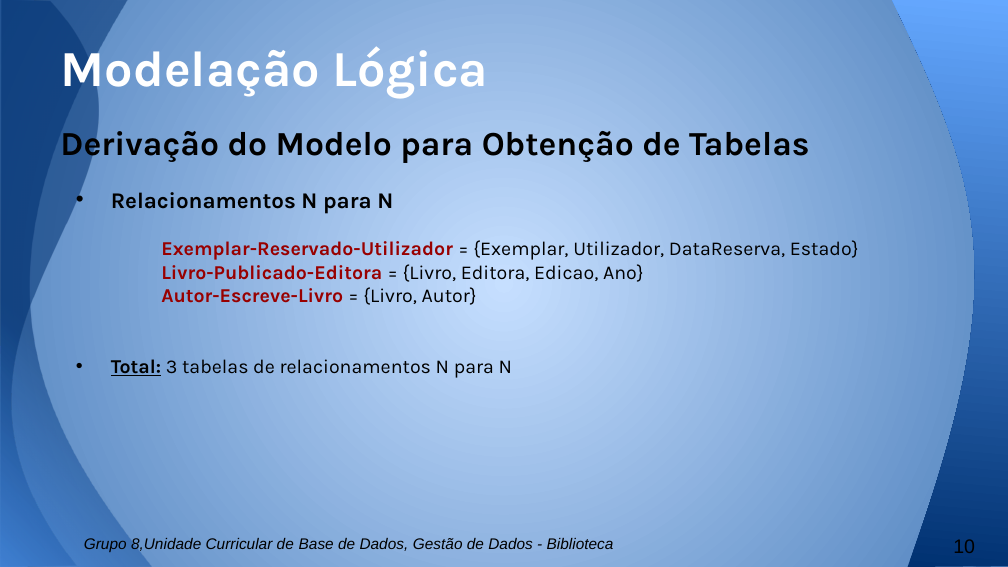
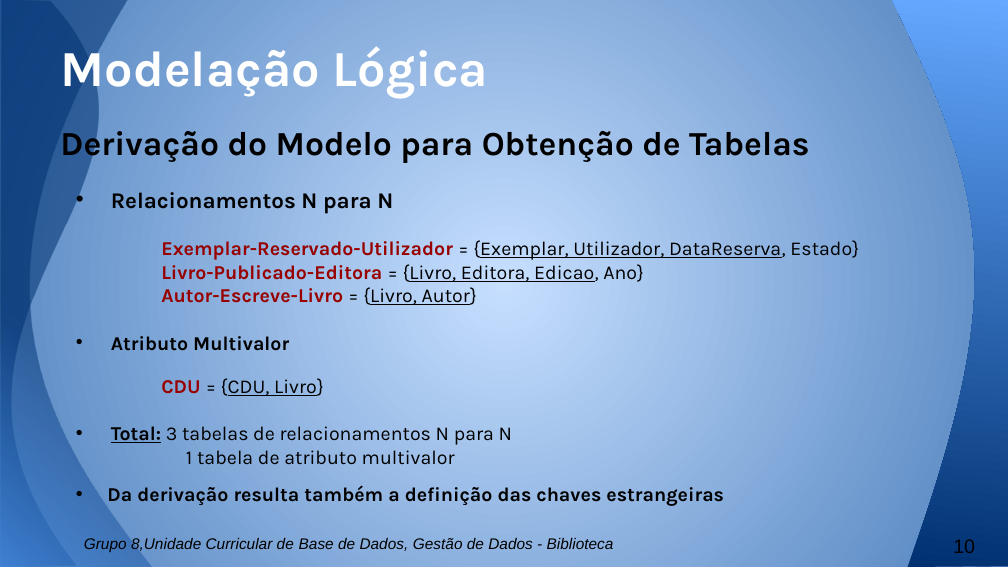
Before and after one commit to b-p3r/BD-1516, a slide deck: slide 10 of Apresentacao/Apresentacao-andre.pptx. Drawn at 1008x567 pixels with LibreOffice and Linux fonts; fonts in the diff are those of the drawing. Boxes give left, top, right and bottom in pixels: in the first picture for what was removed or moved away, otherwise in the second. Text is boxed around its words. In the diff, an @@ line names an element or a change of style, - is before the commit and + after.

```diff
--- a/Apresentacao/Apresentacao-andre.pptx
+++ b/Apresentacao/Apresentacao-andre.pptx
@@ text at box(161, 240, 859, 305): underline on in "{Exemplar, Utilizador, DataReserva,", "{Livro, Editora, Edicao,", "{Livro, Autor}" @@
@@ text at box(111, 336, 324, 396): paragraphs added @@
+• Atributo Multivalor
+CDU = {CDU, Livro}
@@ text at box(107, 450, 724, 506): paragraphs added @@
+1 tabela de atributo multivalor
+• Da derivação resulta também a definição das chaves estrangeiras
```
Also in this commit, not shown: 7 other slides changed, 1 slide removed.
